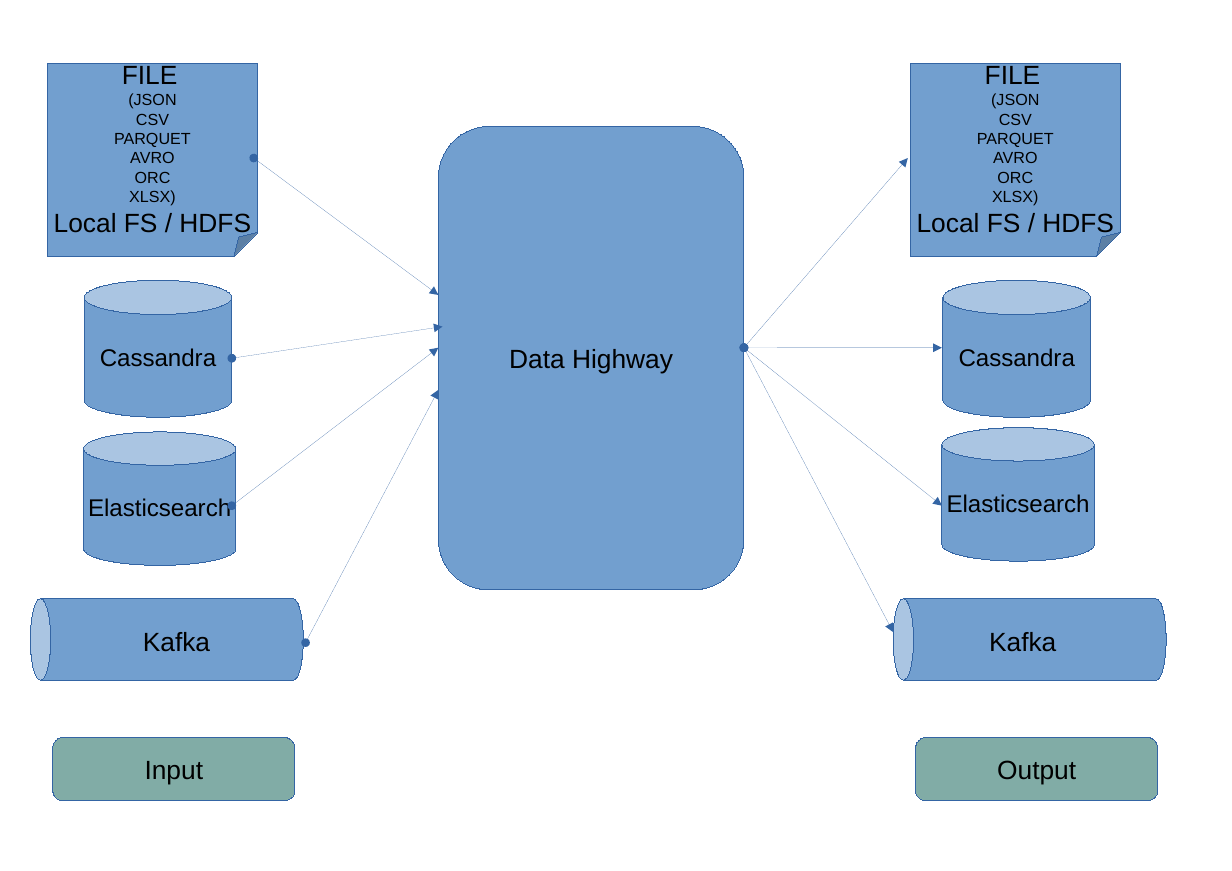
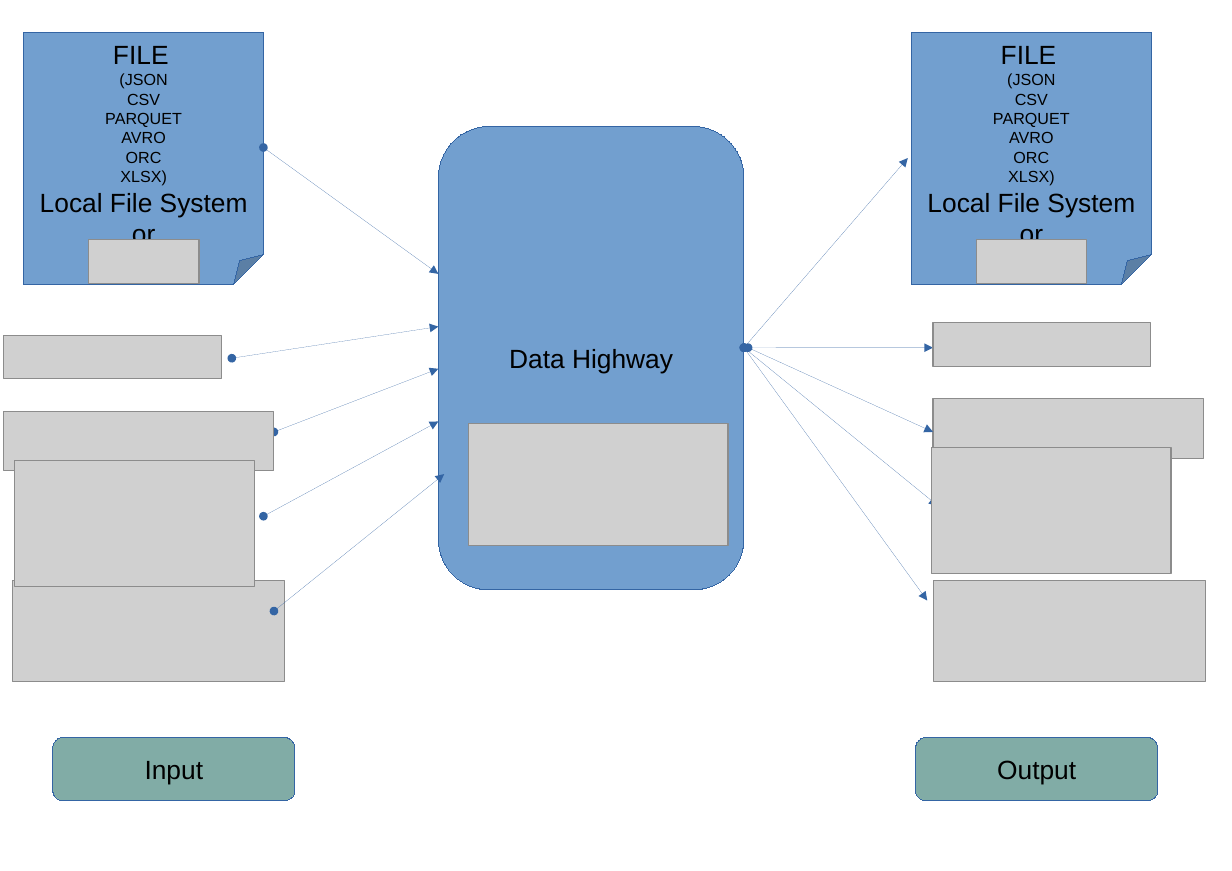
Before and after one commit to ghazi-naceur/data-highway, a slide deck: slide 1 of diagrams/schema.odp. Drawn at 1232x871 pixels with LibreOffice and Linux fonts; fonts in the diff are those of the drawing; grey boxes stand for pictures. Boxes give left, top, right and bottom in pixels: in the first picture for what was removed or moved away, otherwise in the second. Text is boxed around its words. In the diff, an @@ line names an element or a change of style, - is before the commit and + after.

```diff
--- a/diagrams/schema.odp
+++ b/diagrams/schema.odp
@@ folded corner "FILE": place and size @@
-folded corner "FILE" at box(47, 63, 258, 256)
+folded corner "FILE" at box(24, 33, 263, 285)
@@ folded corner "FILE": place and size @@
-folded corner "FILE" at box(911, 63, 1121, 256)
+folded corner "FILE" at box(912, 33, 1151, 285)
@@ double arrow moved from (254, 158) - (438, 295) to (263, 148) - (438, 274) @@
@@ text in folded corner at box(40, 193, 248, 249): text changed @@
-Local FS / HDFS
+Local File System
+or
@@ text in folded corner at box(927, 193, 1135, 249): text changed @@
-Local FS / HDFS
+Local File System
+or
@@ picture added at box(89, 239, 199, 283) @@
@@ picture added at box(976, 239, 1087, 283) @@
@@ cylinder removed at box(84, 280, 232, 417) @@
-Cassandra
@@ cylinder removed at box(943, 280, 1091, 417) @@
-Cassandra
@@ double arrow moved from (232, 358) - (443, 327) to (232, 358) - (438, 327) @@
@@ picture added at box(934, 322, 1151, 367) @@
@@ picture added at box(4, 335, 221, 379) @@
@@ double arrow moved from (744, 348) - (942, 506) to (744, 348) - (938, 506) @@
@@ double arrow moved from (744, 348) - (942, 348) to (744, 348) - (934, 348) @@
@@ double arrow moved from (744, 348) - (894, 632) to (744, 348) - (927, 601) @@
@@ double arrow added from (748, 348) to (934, 432), #3465A4 0 pt @@
@@ double arrow added from (274, 432) to (438, 369), #3465A4 0 pt @@
@@ picture added at box(4, 411, 274, 470) @@
@@ picture added at box(934, 399, 1204, 458) @@
@@ cylinder removed at box(83, 432, 236, 566) @@
-Elasticsearch
@@ double arrow moved from (232, 506) - (438, 348) to (263, 516) - (438, 422) @@
@@ picture added at box(469, 424, 728, 545) @@
@@ picture added at box(932, 448, 1171, 574) @@
@@ cylinder removed at box(942, 428, 1095, 562) @@
-Elasticsearch
@@ picture added at box(15, 461, 254, 587) @@
@@ double arrow moved from (306, 643) - (438, 390) to (274, 611) - (445, 474) @@
@@ picture added at box(13, 581, 285, 682) @@
@@ cylinder removed at box(31, 598, 304, 680) @@
@@ cylinder removed at box(893, 598, 1166, 680) @@
@@ picture added at box(934, 581, 1206, 682) @@
@@ text removed at box(143, 632, 210, 652) @@
-Kafka
@@ text removed at box(989, 632, 1056, 652) @@
-Kafka
```
Also in this commit, not shown: 3 other files.
